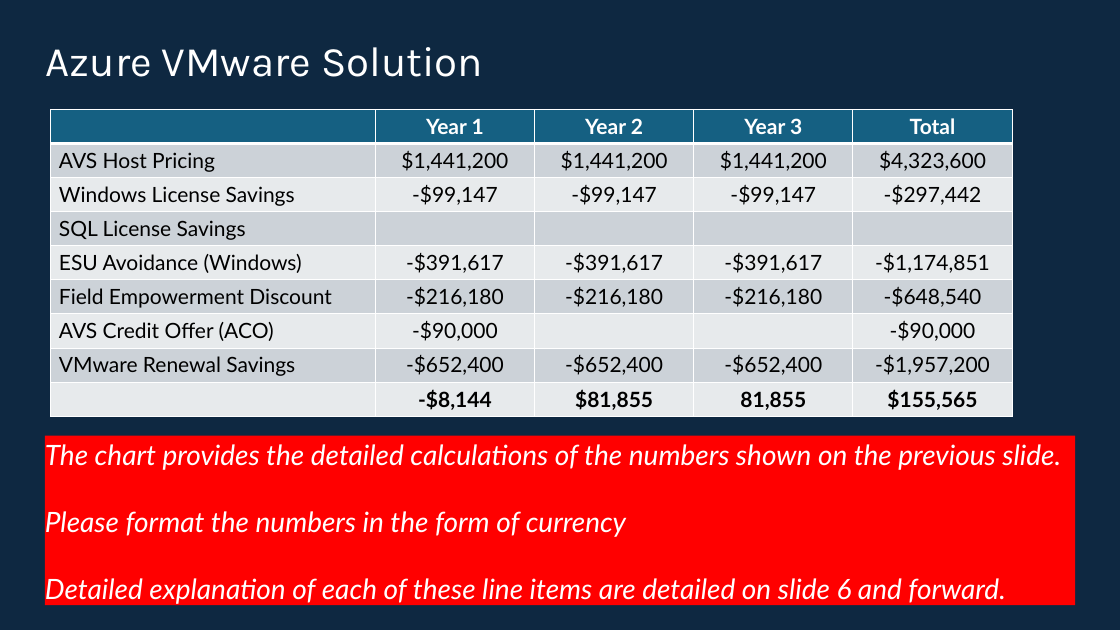
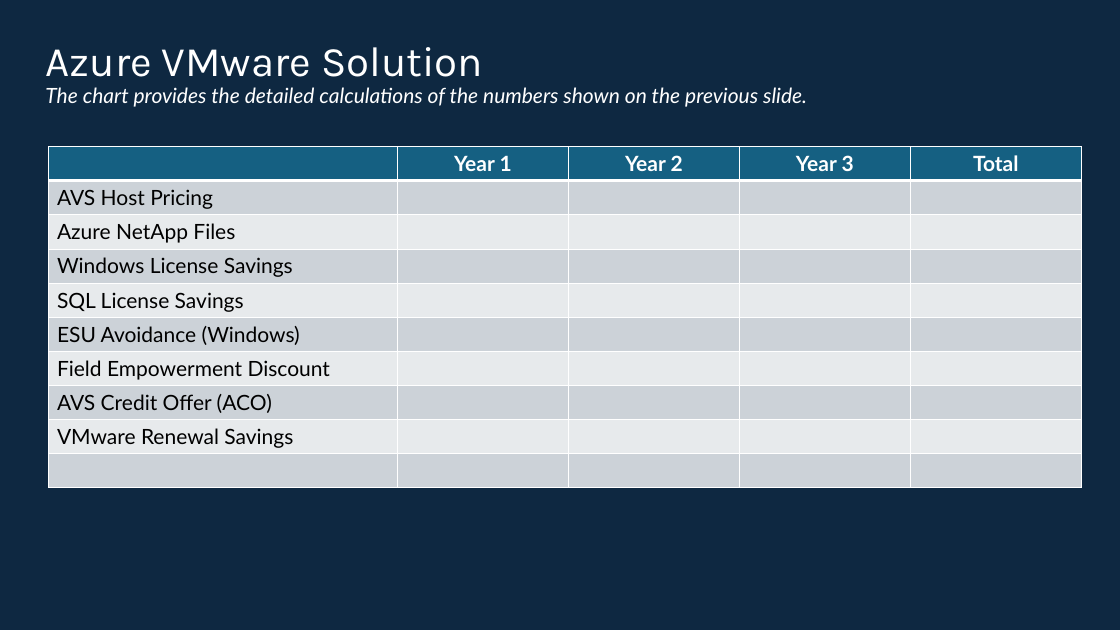
Before and after one commit to Trevor-Davis/Azure-VMware-Solution, a slide deck: slide 4 of AVS-Sizer/dev/AVSDemandGen.pptm. Drawn at 1120x630 pixels with LibreOffice and Linux fonts; fonts in the diff are those of the drawing. Boxes give left, top, right and bottom in pixels: in the first picture for what was removed or moved away, otherwise in the second. Text is boxed around its words. In the diff, an @@ line names an element or a change of style, - is before the commit and + after.

```diff
--- a/AVS-Sizer/dev/AVSDemandGen.pptm
+++ b/AVS-Sizer/dev/AVSDemandGen.pptm
@@ text added at [45,87,807,107], 18 pt, text #FFFFFF, italic @@
+The chart provides the detailed calculations of the numbers shown on the previous slide.
@@ table at [49,147,1083,488] @@
-row 2: AVS Host Pricing | $1,441,200 | $1,441,200 | $1,441,200 | $4,323,600
-row 3: Windows License Savings | -$99,147 | -$99,147 | -$99,147 | -$297,442
+row 2: AVS Host Pricing |  |  |  | 
+row 3: Azure NetApp Files |  |  |  | 
+row 4: Windows License Savings |  |  |  | 
-row 5: ESU Avoidance (Windows) | -$391,617 | -$391,617 | -$391,617 | -$1,174,851
+row 6: ESU Avoidance (Windows) |  |  |  | 
-row 6: Field Empowerment Discount | -$216,180 | -$216,180 | -$216,180 | -$648,540
+row 7: Field Empowerment Discount |  |  |  | 
-row 8, column 2: -$90,000
+row 8, column 2: 
-row 8, column 5: -$90,000
+row 8, column 5: 
-row 8: VMware Renewal Savings | -$652,400 | -$652,400 | -$652,400 | -$1,957,200
+row 9: VMware Renewal Savings |  |  |  | 
-row 9:  | -$8,144 | $81,855 | 81,855 | $155,565
+row 10:  |  |  |  | 
@@ table: place and size @@
-table at [50,109,1014,416]
+table at [49,147,1083,488]
@@ rectangle removed at [45,436,1075,606] @@
-The chart provides the detailed calculations of the numbers shown on the previous slide.
-Please format the numbers in the form of currency
-Detailed explanation of each of these line items are detailed on slide 6 and forward.
```
Also in this commit, not shown: 8 other slides changed, 19 other files.
